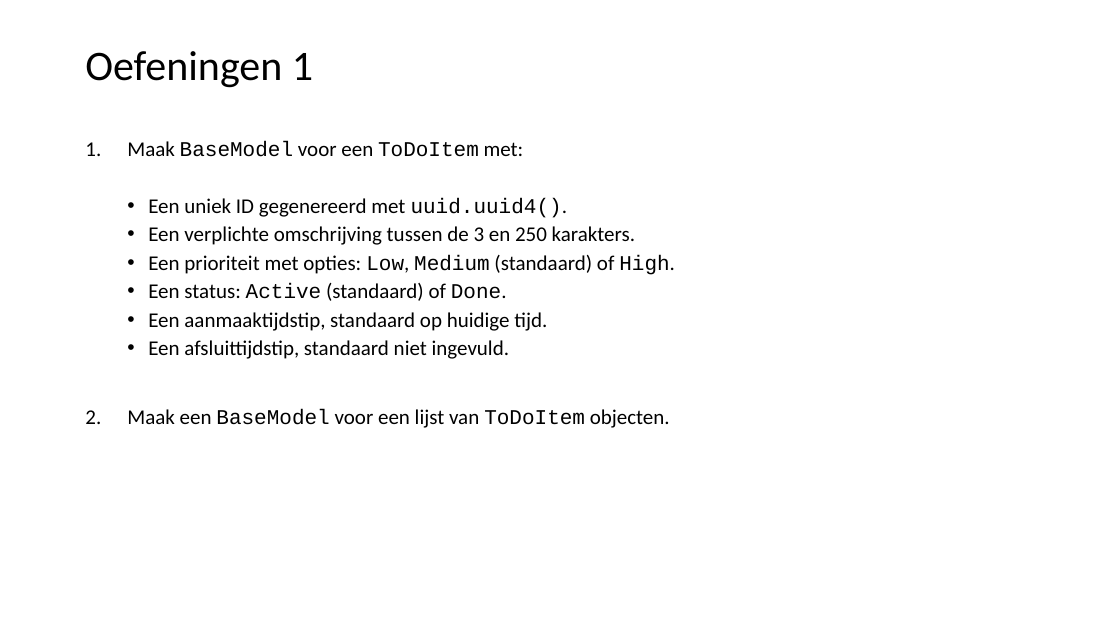
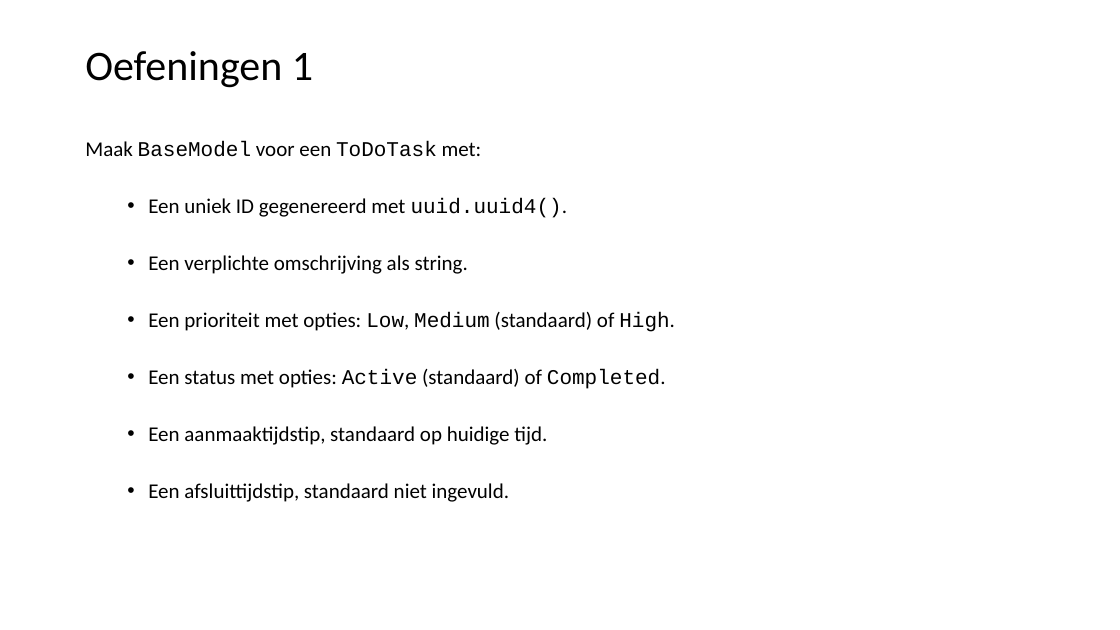
Before and after one commit to LFKoning/knowledge-sharing, a slide deck: slide 18 of python_course_4p/4_api_app/4_api_app.pptx (slide 16 before the commit). Drawn at 1120x630 pixels with LibreOffice and Linux fonts; fonts in the diff are those of the drawing. Boxes give left, top, right and bottom in pixels: in the first picture for what was removed or moved away, otherwise in the second. Text is boxed around its words. In the diff, an @@ line names an element or a change of style, - is before the commit and + after.

```diff
--- a/python_course_4p/4_api_app/4_api_app.pptx
+++ b/python_course_4p/4_api_app/4_api_app.pptx
@@ text at [85, 141, 482, 157]: text changed @@
-1. Maak BaseModel voor een ToDoItem met:
+Maak BaseModel voor een ToDoTask met:
@@ text at [148, 255, 468, 274]: text changed @@
-  • Een verplichte omschrijving tussen de 3 en 250 karakters.
+  • Een verplichte omschrijving als string.
@@ text at [148, 369, 666, 389]: text changed @@
-  • Een status: Active (standaard) of Done.
+  • Een status met opties: Active (standaard) of Completed.
@@ text at [127, 409, 670, 428]: paragraph removed @@
-2. Maak een BaseModel voor een lijst van ToDoItem objecten.
```
Also in this commit, not shown: 14 other slides changed, 12 slides added, 2 slides removed, 16 other files.
